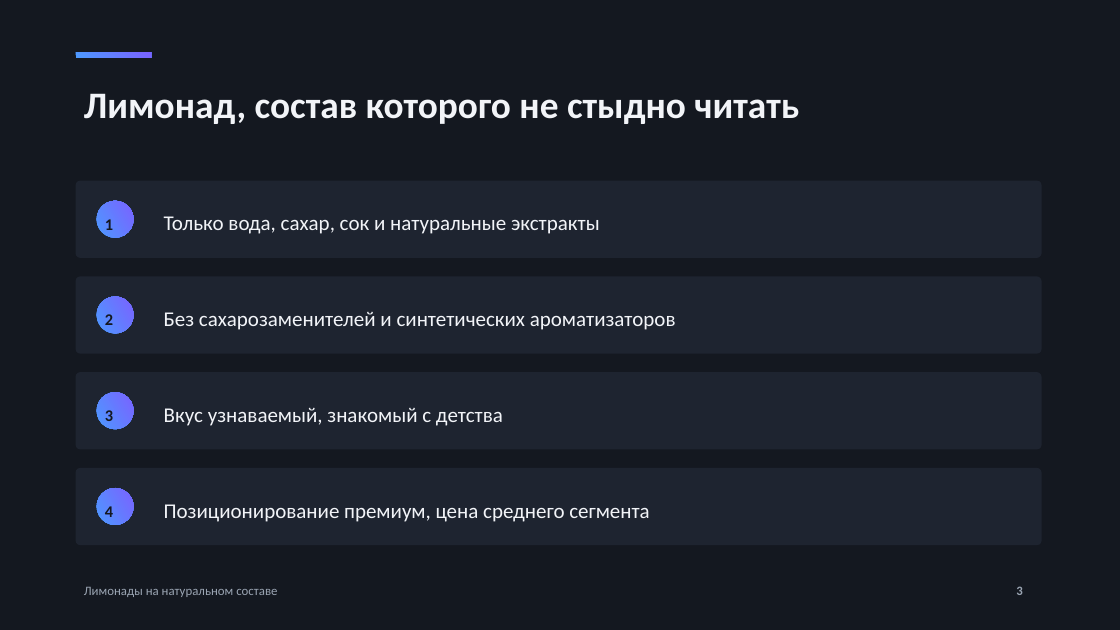
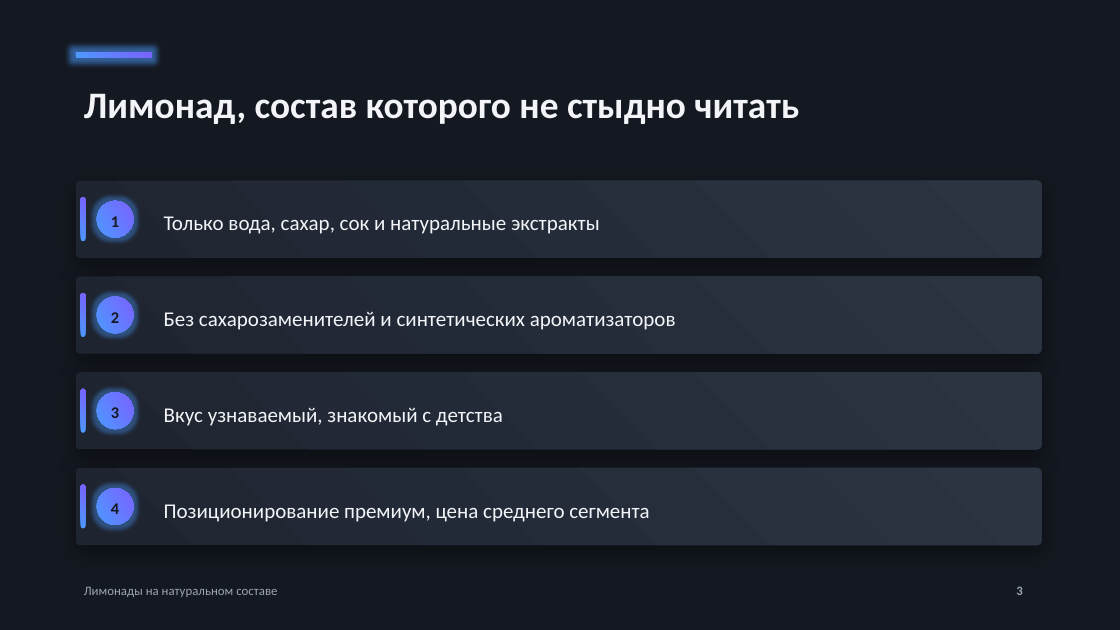
Before and after one commit to SVN-01/portfolio, a slide deck: slide 3 of presentation-limonad/presentation.pptx. Drawn at 1120x630 pixels with LibreOffice and Linux fonts; fonts in the diff are those of the drawing; background and template pictures are left out. Boxes give left, top, right and bottom in pixels: in the first picture for what was removed or moved away, otherwise in the second. Text is boxed around its words. In the diff, an @@ line names an element or a change of style, - is before the commit and + after.

```diff
--- a/presentation-limonad/presentation.pptx
+++ b/presentation-limonad/presentation.pptx
@@ rounded rectangle added at box(81, 197, 86, 241), fill gradient #4C9AFF to #7B61FF @@
@@ rounded rectangle added at box(81, 293, 86, 337), fill gradient #4C9AFF to #7B61FF @@
@@ rounded rectangle added at box(81, 389, 86, 433), fill gradient #4C9AFF to #7B61FF @@
@@ alignment left to centre; line spacing 1.2 to 1; vertical alignment top to middle in 4 elements at box(111, 503, 119, 514), box(111, 216, 119, 227), box(111, 312, 119, 323), box(111, 407, 119, 418) @@
@@ fill #1E2430 to gradient #1E2430 to #2C3442; shadow on in 4 elements at box(76, 181, 1042, 258), box(76, 276, 1042, 354), box(76, 372, 1042, 450), box(76, 468, 1042, 545) @@
@@ rounded rectangle added at box(81, 485, 86, 528), fill gradient #4C9AFF to #7B61FF @@
```
Also in this commit, not shown: 14 other slides changed, 5 other files.
